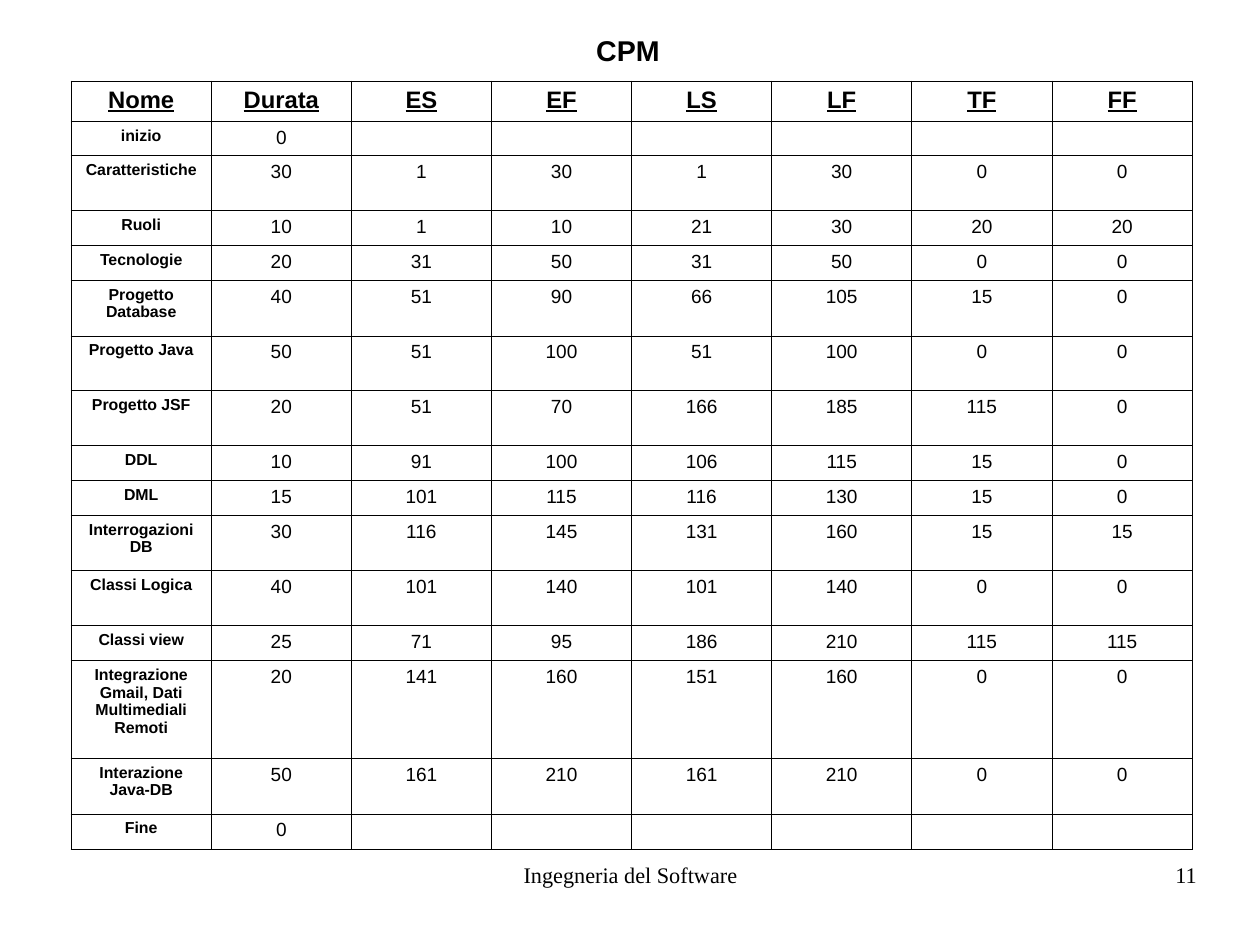
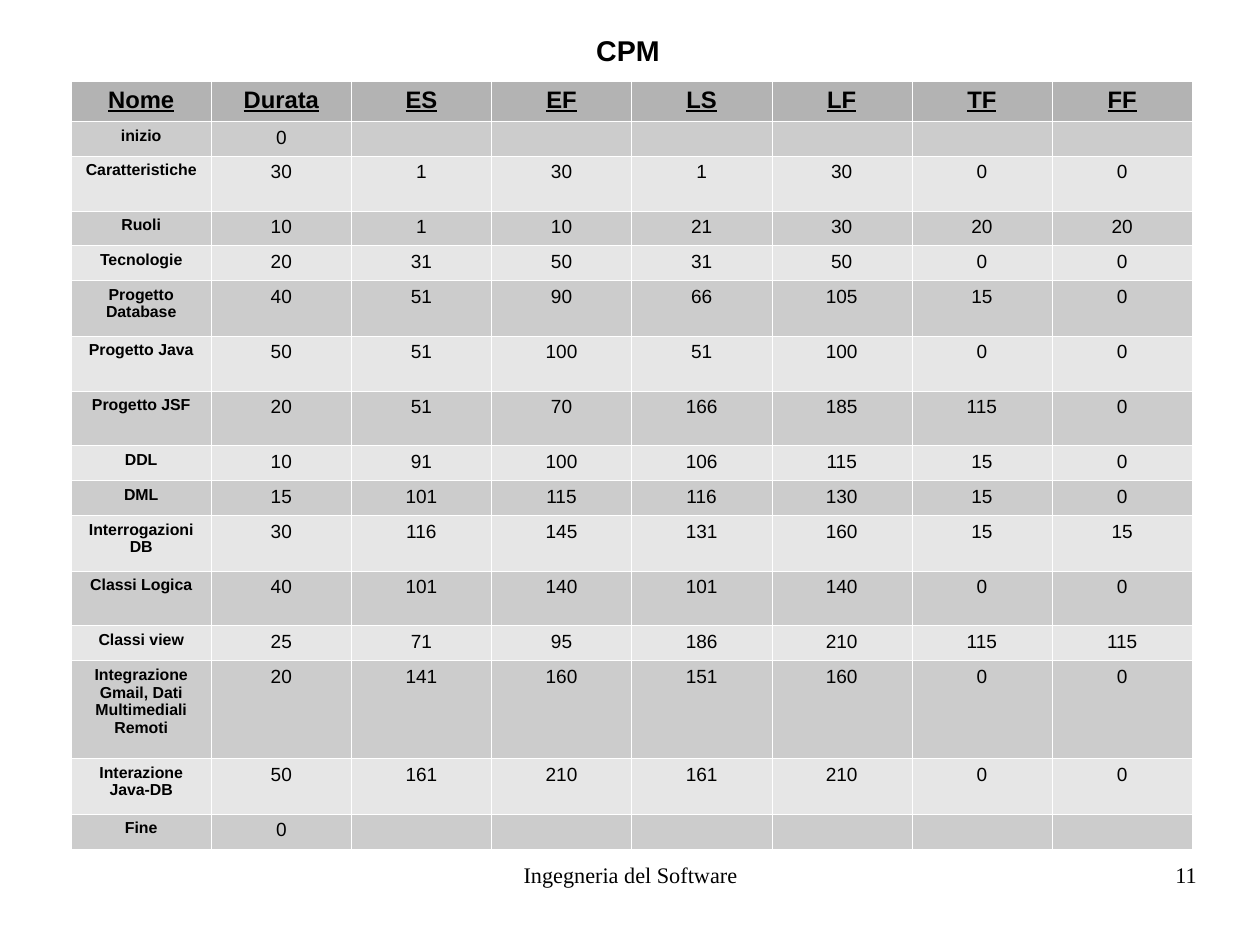
Before and after one commit to ITicks/BookExchange, a slide deck: slide 11 of Documentazione/presentazione/presentazione.odp. Drawn at 1260x945 pixels with LibreOffice and Linux fonts; fonts in the diff are those of the drawing. Boxes give left, top, right and bottom in pixels: in the first picture for what was removed or moved away, otherwise in the second. Text is boxed around its words. In the diff, an @@ line names an element or a change of style, - is before the commit and + after.

```diff
--- a/Documentazione/presentazione/presentazione.odp
+++ b/Documentazione/presentazione/presentazione.odp
@@ table at (71,81,1196,848) @@
@@ fill none to #B3B3B3 in row 1 @@
@@ fill none to #CCCCCC in 52 cells @@
@@ fill none to #E6E6E6 in 56 cells @@
@@ borders changed @@
```
Also in this commit, not shown: 3 other slides changed, 7 other files.
